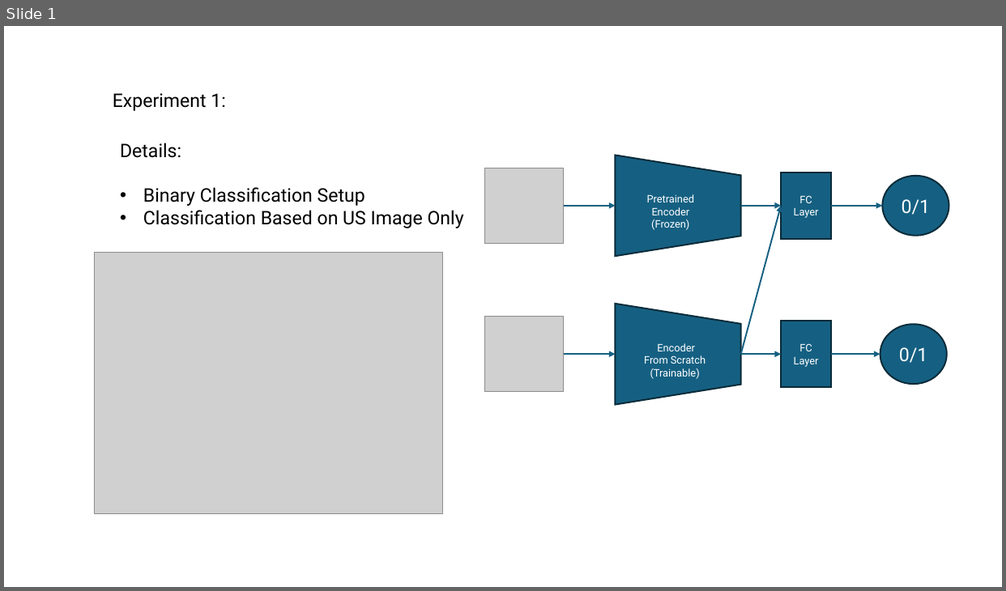
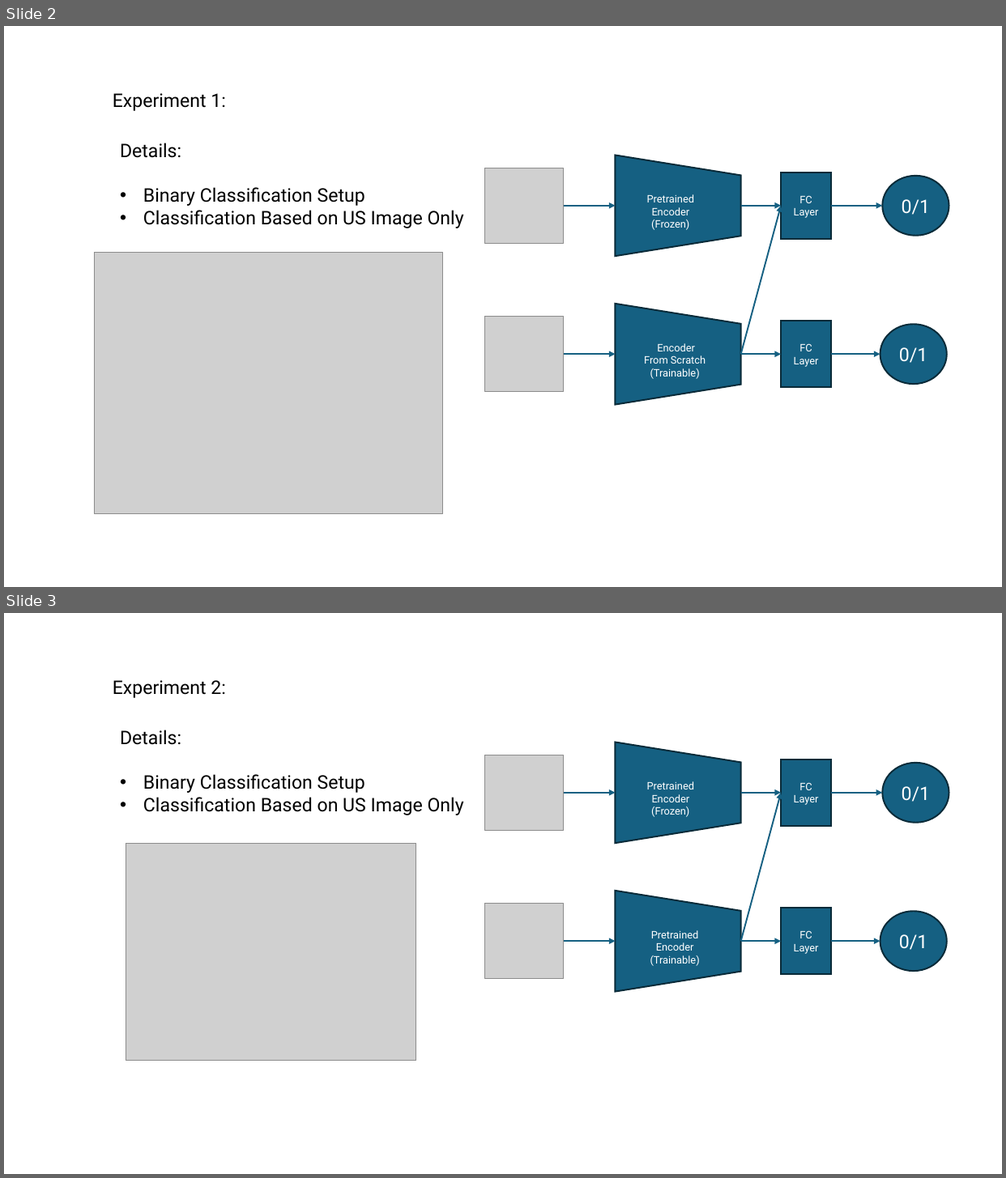
Before and after one commit to Iqbal1282/Washu2_Ovarian_Tumor, a slide deck: meeting_updates/07.07.25.pptx. Shown one above the other, each under a label of ours: slide 1 before the commit, slides 2 and 3 after it. The pictures are 1006x591 and 1006x1178 pixels, drawn with LibreOffice and Linux fonts; fonts in the diff are those of the drawing; grey boxes stand for pictures. Boxes give left, top, right and bottom in pixels: in the first picture for what was removed or moved away, otherwise in the second. Text is boxed around its words. In the diff, an @@ line names an element or a change of style, - is before the commit and + after.

Commit message:
baseline model with pretrained encoder

```diff
--- a/meeting_updates/07.07.25.pptx
+++ b/meeting_updates/07.07.25.pptx
@@ slide 3 added at (x1=4, y1=613, x2=1002, y2=1174), background #FFFFFF @@
@@ text added at (x1=113, y1=680, x2=226, y2=698), 18 pt, text #000000 @@
+Experiment 2:
@@ text added at (x1=120, y1=730, x2=464, y2=815), 18 pt, text #000000 @@
+Details:
+• Binary Classification Setup
+• Classification Based on US Image Only
@@ picture added at (x1=484, y1=756, x2=563, y2=831) @@
@@ flow chart manual operation added at (x1=616, y1=742, x2=741, y2=843), fill #156082, outline #092A39 1.5 pt @@
@@ text added at (x1=647, y1=781, x2=694, y2=817), 10 pt, text #FFFFFF @@
+Pretrained Encoder
+(Frozen)
@@ rectangle added at (x1=781, y1=760, x2=831, y2=826), fill #156082, outline #092A39 1.5 pt, 10 pt, text #FFFFFF @@
+FC Layer
@@ ellipse added at (x1=882, y1=763, x2=948, y2=823), fill #156082, outline #092A39 1.5 pt, 18 pt, text #FFFFFF @@
+0/1
@@ arrow added from (563, 793) to (615, 793), #156082 1.5 pt @@
@@ arrow added from (741, 793) to (781, 793), #156082 1.5 pt @@
@@ arrow added from (741, 942) to (781, 793), #156082 1.5 pt @@
@@ arrow added from (831, 793) to (882, 793), #156082 1.5 pt @@
@@ picture added at (x1=126, y1=844, x2=416, y2=1062) @@
@@ picture added at (x1=484, y1=904, x2=563, y2=979) @@
@@ flow chart manual operation added at (x1=616, y1=891, x2=741, y2=992), fill #156082, outline #092A39 1.5 pt @@
@@ rectangle added at (x1=781, y1=908, x2=831, y2=974), fill #156082, outline #092A39 1.5 pt, 10 pt, text #FFFFFF @@
+FC Layer
@@ ellipse added at (x1=880, y1=912, x2=948, y2=972), fill #156082, outline #092A39 1.5 pt, 18 pt, text #FFFFFF @@
+0/1
@@ arrow added from (563, 942) to (615, 942), #156082 1.5 pt @@
@@ text added at (x1=650, y1=931, x2=700, y2=966), 10 pt, text #FFFFFF @@
+Pretrained Encoder
+(Trainable)
@@ arrow added from (741, 942) to (781, 942), #156082 1.5 pt @@
@@ arrow added from (831, 942) to (880, 942), #156082 1.5 pt @@
@@ what was slide 1 is now slide 2 @@
```
Also in this commit, not shown: 1 other slide added, 8 other files.
